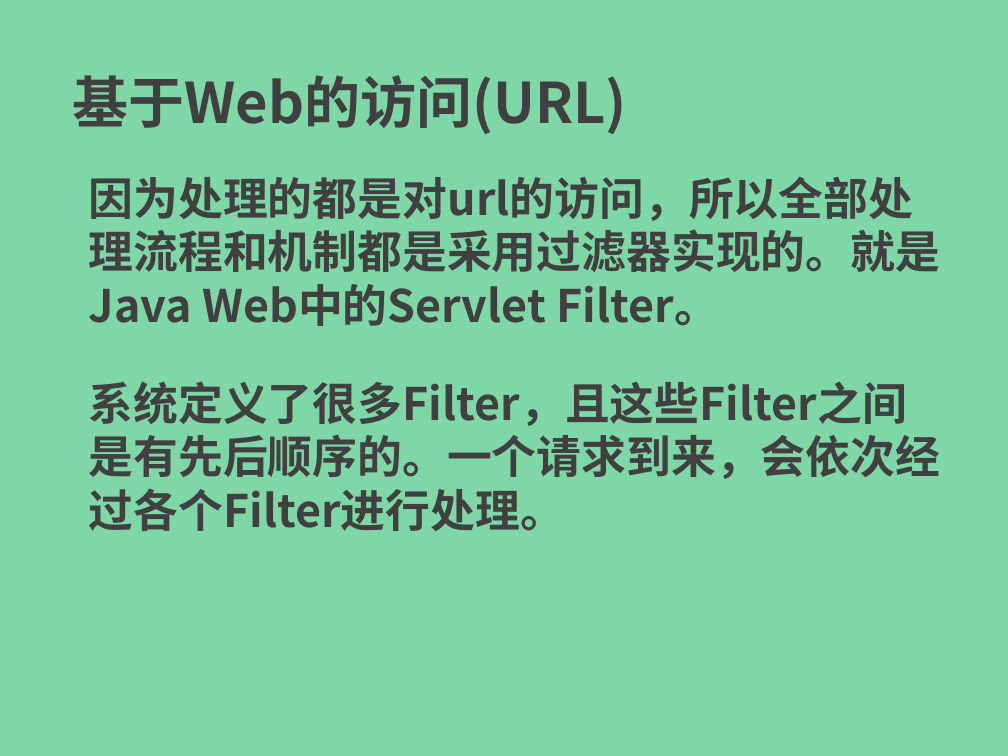
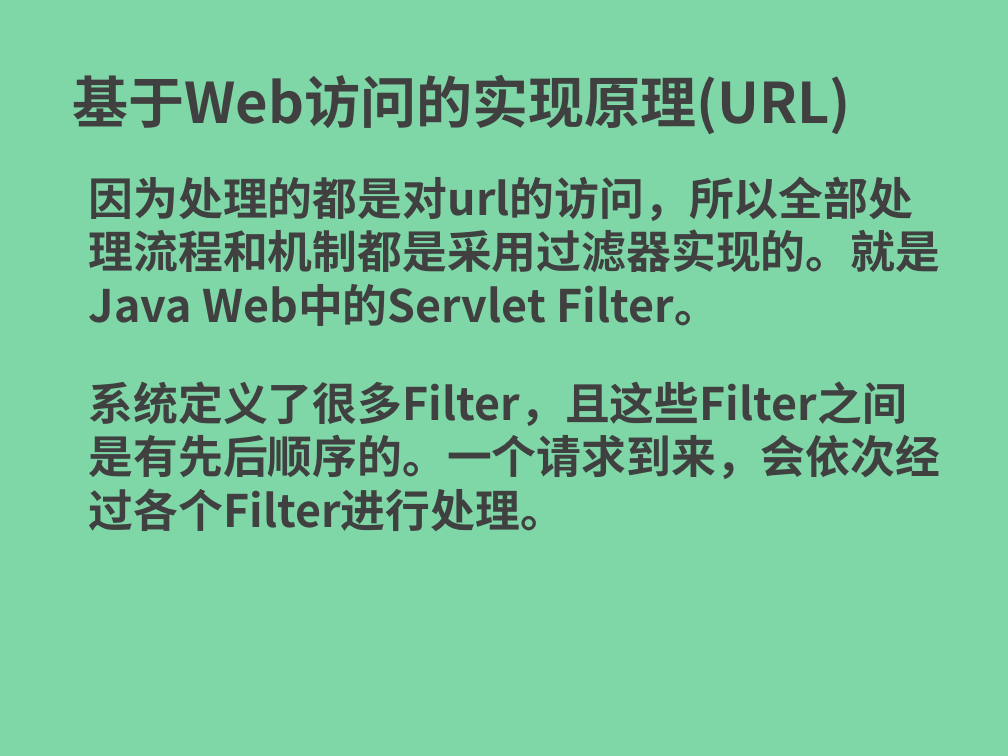
Before and after one commit to endofprogram/eop-ssei, a slide deck: slide 7 of ppt/spring-security-easy-in-03.pptx (slide 8 before the commit). Drawn at 1008x756 pixels with LibreOffice and Linux fonts; fonts in the diff are those of the drawing. Boxes give left, top, right and bottom in pixels: in the first picture for what was removed or moved away, otherwise in the second. Text is boxed around its words. In the diff, an @@ line names an element or a change of style, - is before the commit and + after.

```diff
--- a/ppt/spring-security-easy-in-03.pptx
+++ b/ppt/spring-security-easy-in-03.pptx
@@ text at [73,75,851,134]: text changed @@
-基于Web的访问(URL)
+基于Web访问的实现原理(URL)
```
Also in this commit, not shown: 7 other slides changed, 1 slide removed, 2 other files.
